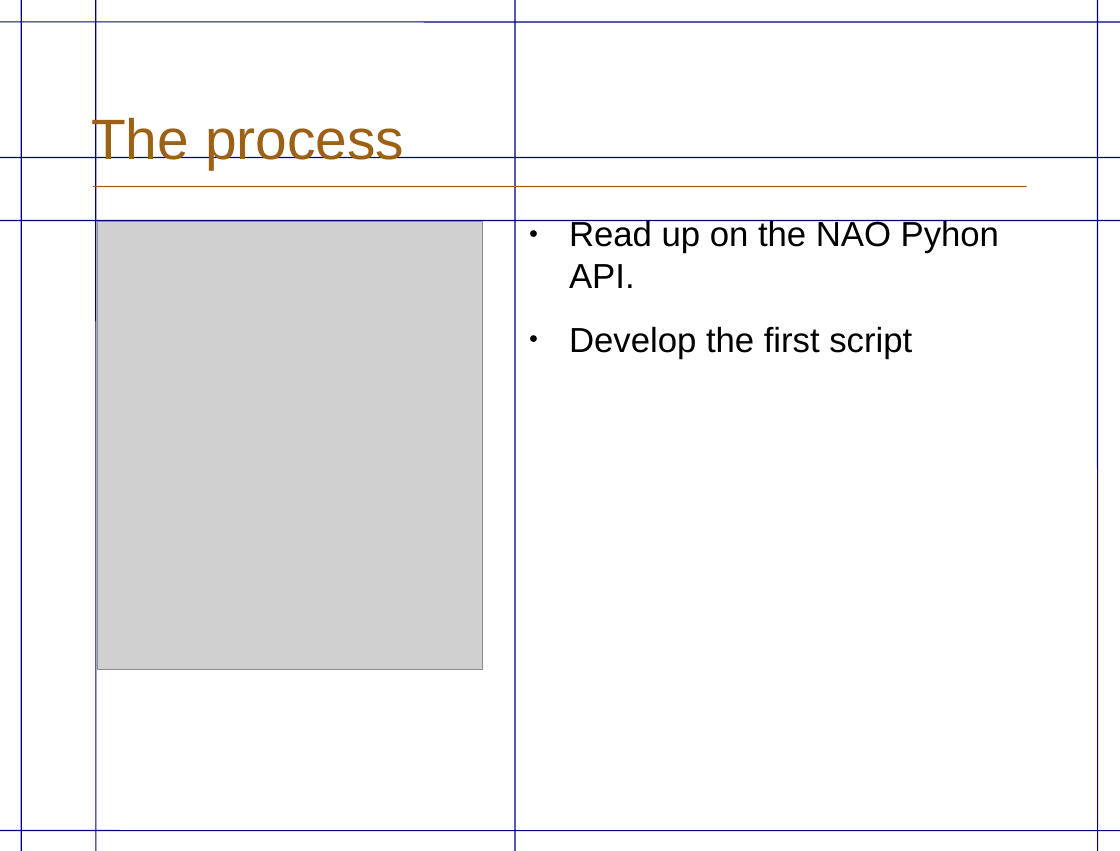
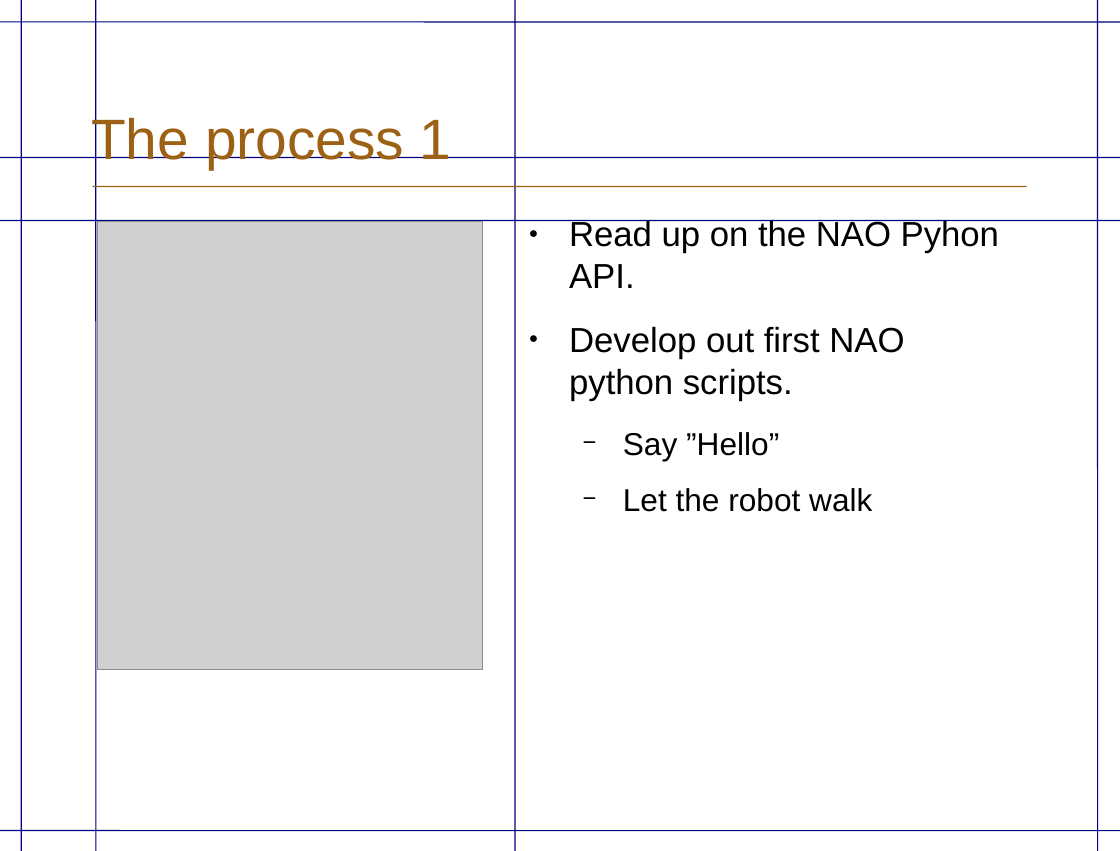
Before and after one commit to TabTabTab/NaoPresentation, a slide deck: slide 4 of NAOPresentation.odp. Drawn at 1120x851 pixels with LibreOffice and Linux fonts; fonts in the diff are those of the drawing; grey boxes stand for pictures; background and template pictures are left out. Boxes give left, top, right and bottom in pixels: in the first picture for what was removed or moved away, otherwise in the second. Text is boxed around its words. In the diff, an @@ line names an element or a change of style, - is before the commit and + after.

```diff
--- a/NAOPresentation.odp
+++ b/NAOPresentation.odp
@@ title at <box>91,115,452,170</box>: text changed @@
-The process
+The process 1
@@ text at <box>569,326,904,512</box>: text changed @@
-● Develop the first script
+● Develop out first NAO python scripts.
+  − Say ”Hello”
+  − Let the robot walk
```
Also in this commit, not shown: 2 slides added, 2 other files.
